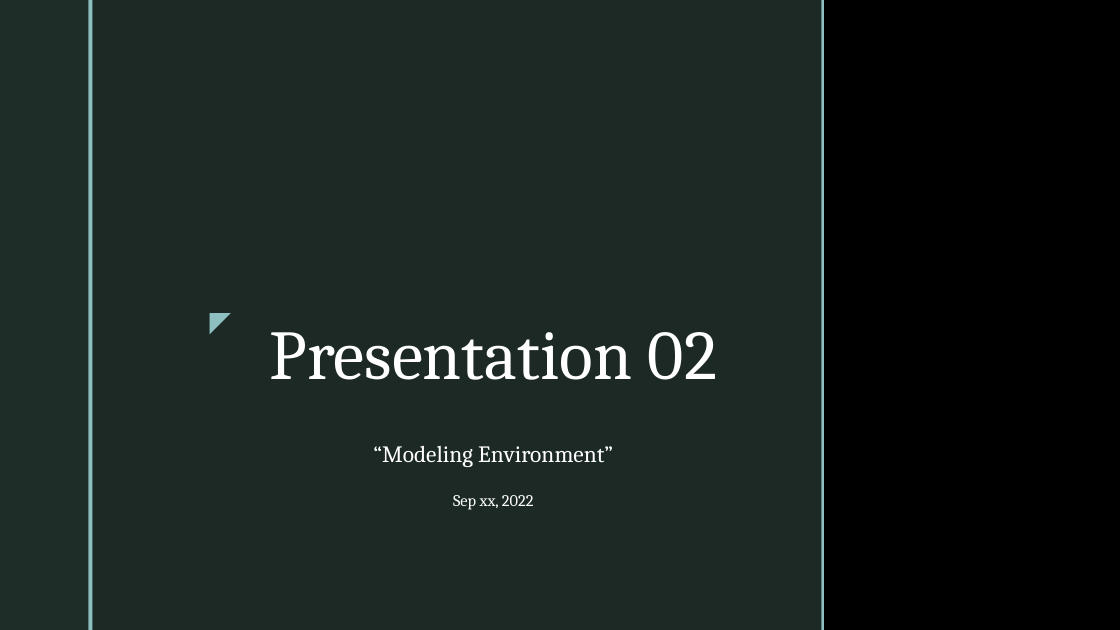
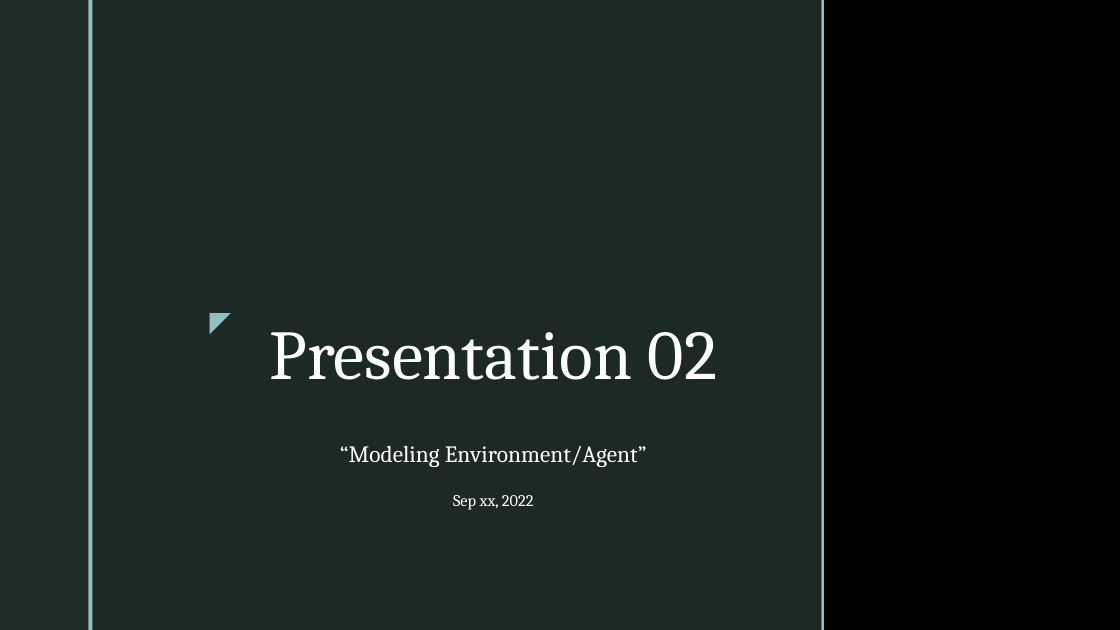
Before and after one commit to cmudrc/pied-piper, a slide deck: slide 1 of Other/Presentation/Presentation 02 - xx Sep, 2022/Presentation 02.pptx. Drawn at 1120x630 pixels with LibreOffice and Linux fonts; fonts in the diff are those of the drawing; background and template pictures are left out. Boxes give left, top, right and bottom in pixels: in the first picture for what was removed or moved away, otherwise in the second. Text is boxed around its words. In the diff, an @@ line names an element or a change of style, - is before the commit and + after.

```diff
--- a/Other/Presentation/Presentation 02 - xx Sep, 2022/Presentation 02.pptx
+++ b/Other/Presentation/Presentation 02 - xx Sep, 2022/Presentation 02.pptx
@@ subtitle at (x1=340, y1=446, x2=647, y2=467): text changed @@
-“Modeling Environment”
+“Modeling Environment/Agent”
```
Also in this commit, not shown: 5 other slides changed, 8 slides added, 8 other files.
